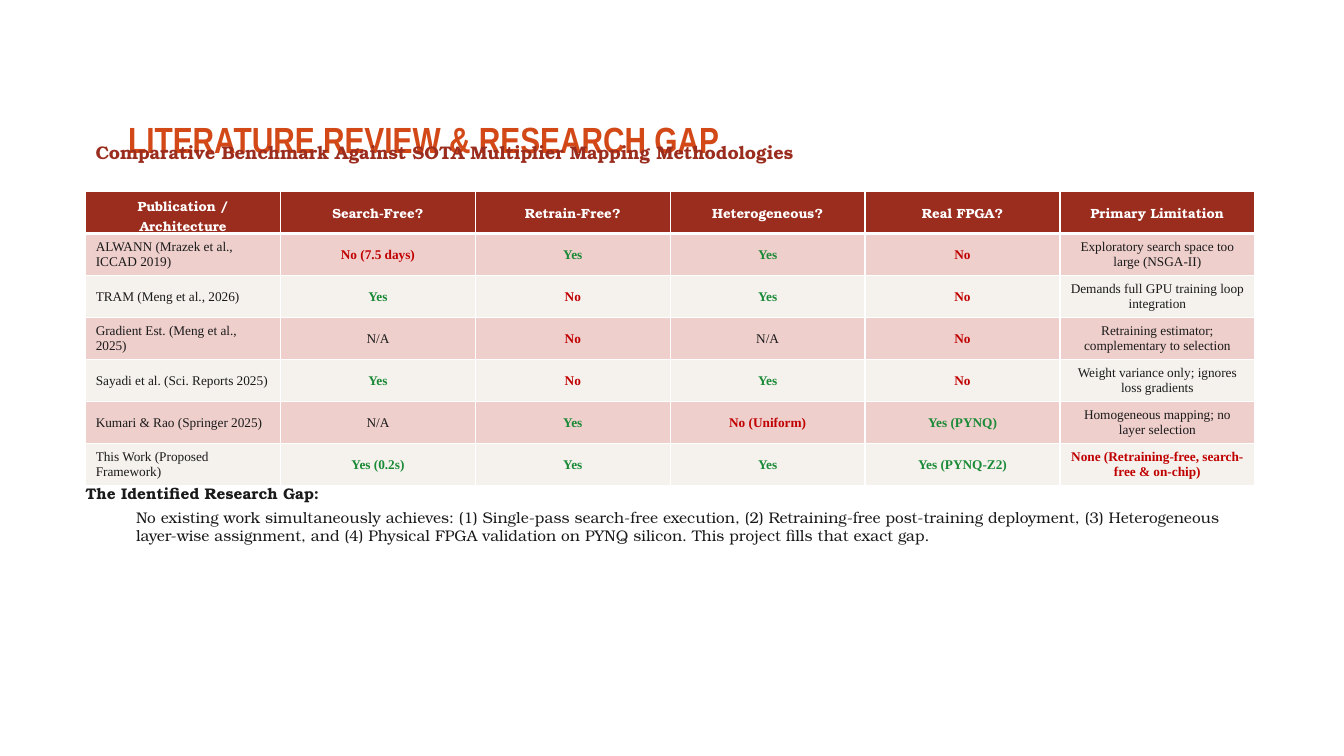
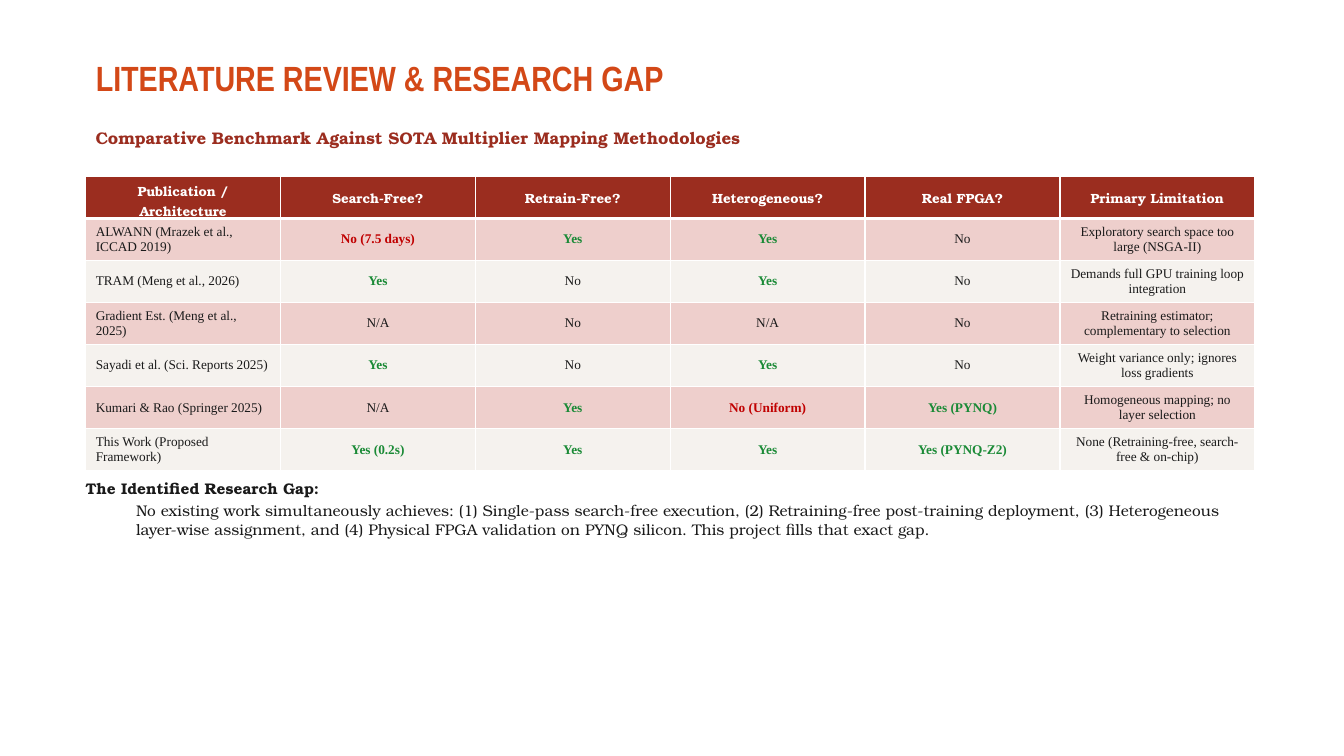
Before and after one commit to ThallapureddyVenkataRamCharanReddy/sensitivity-approx-mult-cnn, a slide deck: slide 4 of Project_Presentation_Complete.pptx. Drawn at 1344x756 pixels with LibreOffice and Linux fonts; fonts in the diff are those of the drawing; background and template pictures are left out. Boxes give left, top, right and bottom in pixels: in the first picture for what was removed or moved away, otherwise in the second. Text is boxed around its words. In the diff, an @@ line names an element or a change of style, - is before the commit and + after.

Commit message:
Fix presentation layout, eliminate duplicate table and shape overlaps across all slides

```diff
--- a/Project_Presentation_Complete.pptx
+++ b/Project_Presentation_Complete.pptx
@@ title "LITERATURE REVIEW & RESEARCH GAP": place and size @@
-title "LITERATURE REVIEW & RESEARCH GAP" at <box>128,124,719,160</box>
+title "LITERATURE REVIEW & RESEARCH GAP" at <box>96,66,663,92</box>
@@ title "LITERATURE REVIEW & RESEARCH GAP" at <box>96,66,663,92</box>: size 26 to 25 pt @@
@@ text "Comparative Benchmark Against SOTA Multiplier ...": place and size @@
-text "Comparative Benchmark Against SOTA Multiplier ..." at <box>96,140,793,165</box>
+text "Comparative Benchmark Against SOTA Multiplier ..." at <box>96,131,740,148</box>
@@ text "Comparative Benchmark Against SOTA Multiplier ..." at <box>96,131,740,148</box>: size 13 to 12 pt @@
@@ table at <box>86,176,1253,468</box> @@
@@ text colour #C00000 to #1A1A1A, bold off in "No", "No", "No", "No" and 4 more places @@
@@ table: place and size @@
-table at <box>86,192,1253,483</box>
+table at <box>86,176,1253,468</box>
@@ text "The Identified Research Gap:" at <box>86,482,1220,539</box>: less space between paragraphs @@
```
Also in this commit, not shown: 19 other slides changed, 1 other file.
